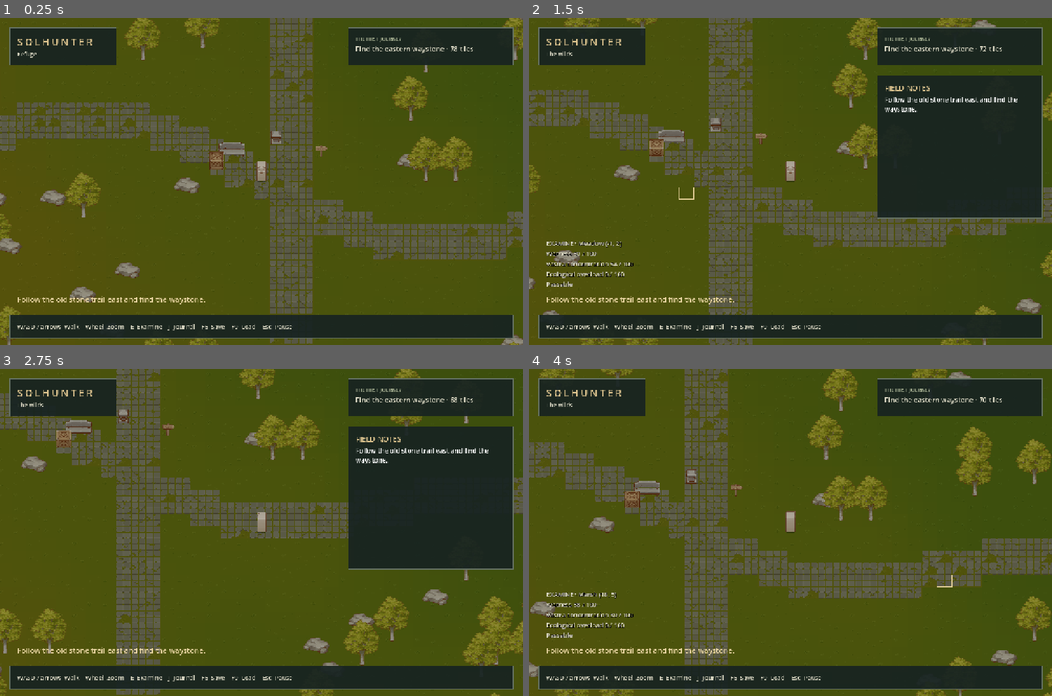
Above: before the commit, frames 1-4 (two rows, left to right).
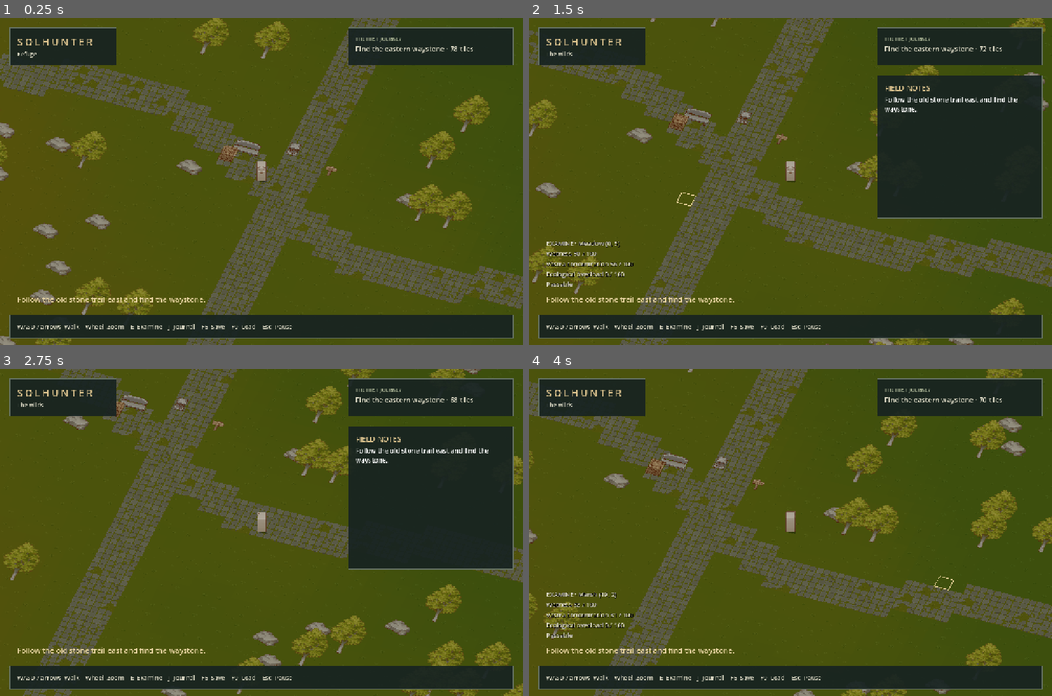
Above: after the commit, the same moments.

Repository: eliBrownn/SolHunterGodot
Game: Godot game, scene res://scenes/world.tscn
Same seed, same stepped clock (60 frames per second), same inputs: the game is played once before the commit and once after it.
Inputs (mouse positions are in pixels of both pictures, inside the frame that each line leads up to):
- Up to frame 1 (0.25 s): no input
- Up to frame 2 (1.5 s): tap Enter at 0.5 s; move the mouse to (905, 165) at 0.52 s; hold D (east) 0.53-1.28 s; hold E (examine) 0.53-1.28 s; click (905, 165) at 0.67 s; move the mouse to (685, 197) at 1.27 s; hold S (south) from 1.28 s (still down); tap J (journal) at 1.35 s
- Up to frame 3 (2.75 s): move the mouse to (313, 460) at 2.02 s; release S (south) at 2.03 s; hold D (east) from 2.03 s (still down); hold E (examine) from 2.03 s (still down)
- Up to frame 4 (4 s): move the mouse to (764, 597) at 2.77 s; release D (east) at 2.78 s; release E (examine) at 2.78 s; hold W (north) 2.78-3.53 s; tap J (journal) at 2.85 s; click (764, 597) at 2.92 s; move the mouse to (947, 581) at 3.52 s; hold A (west) from 3.53 s (still down); hold E (examine) from 3.53 s (still down)

The runs differ from the first frame. In frame 1, 27% of the frame differs, in the area x 0-100%, y 0-100%; in frame 2, 23%; in frame 3, 22%; in frame 4, 28%.

Commit message:
feat: angle the 3D camera for diagonal depth

Diff:
--- a/scripts/world_plane.gd
+++ b/scripts/world_plane.gd
@@ -4,8 +4,10 @@
 
 const World = preload("res://scripts/world.gd")
 const ActorBillboard = preload("res://scripts/actor_billboard.gd")
-const SURFACE_SIZE := Vector2(48, 30)
-const TEXTURE_SIZE := Vector2i(1536, 960)
+const SURFACE_SIZE := Vector2(64, 48)
+const TEXTURE_SIZE := Vector2i(2048, 1536)
+@export_range(35.0, 70.0, 1.0) var camera_elevation := 45.0
+@export_range(-45.0, 45.0, 1.0) var camera_azimuth := 20.0
 var surface := MeshInstance3D.new()
 var viewport := SubViewport.new()
 var camera := Camera3D.new()
@@ -35,7 +37,10 @@
 	camera.projection = Camera3D.PROJECTION_ORTHOGONAL
 	camera.keep_aspect = Camera3D.KEEP_HEIGHT
 	camera.size = target_size
-	camera.position = Vector3(0, 35, 25)
+	# A diagonal view of the real XZ surface makes both ground axes show depth.
+	var elevation := deg_to_rad(camera_elevation)
+	var azimuth := deg_to_rad(camera_azimuth)
+	camera.position = Vector3(sin(azimuth) * cos(elevation), sin(elevation), cos(azimuth) * cos(elevation)) * 40.0
 	camera.look_at(Vector3.ZERO)
 	camera.current = true
 	player_billboard = ActorBillboard.new()
--- a/tests/exploration_profile.gd
+++ b/tests/exploration_profile.gd
@@ -104,6 +104,9 @@
 	report = {"engine": Engine.get_version_info().string, "os": OS.get_name(),
 		"renderer": RenderingServer.get_current_rendering_method(), "display": DisplayServer.get_name(),
 		"adapter": RenderingServer.get_video_adapter_name(), "viewport": [root.size.x, root.size.y],
+		"camera_elevation_degrees": scene.camera_elevation, "camera_azimuth_degrees": scene.camera_azimuth,
+		"ground_surface_units": [scene.SURFACE_SIZE.x, scene.SURFACE_SIZE.y],
+		"ground_texture_pixels": [scene.TEXTURE_SIZE.x, scene.TEXTURE_SIZE.y],
 		"frame_cap": FRAME_LIMIT, "seed": world.terrain.world_seed,
 		"generation_version": world.terrain.generation_version, "initial_scene_build_ms": startup_ms,
 		"method": "Real-time waypoint controller, normal interpolated movement, wall-clock frame intervals; no user input or teleport during travel. Not manual acceptance or an uncapped GPU benchmark."}
--- a/tests/smoke.gd
+++ b/tests/smoke.gd
@@ -122,8 +122,15 @@
 	world.save_game(save_path)
 	check(ExpeditionSave.read_save(save_path).get("generation_version") == WorldTerrain.GENERATION_VERSION, "Resaving uses the current generator")
 	# Projection round trip at both sides of the viewport, including negative cells.
+	check(scene.surface.mesh is PlaneMesh and scene.surface.rotation == Vector3.ZERO, "Terrain occupies a real horizontal XZ surface")
+	check(scene.camera.position.x > 0 and scene.camera.position.y > 0 and scene.camera.position.z > 0, "Camera shows terrain from above and diagonally for depth")
+	check(Vector2(scene.TEXTURE_SIZE) / 32.0 == scene.SURFACE_SIZE, "Enlarged 3D surface preserves one unit per terrain tile")
 	for zoom in [16.0, 22.0, 23.0]:
 		scene.camera.size = zoom
+		var screen_size: Vector2 = root.get_visible_rect().size
+		for corner in [Vector2.ZERO, Vector2(screen_size.x, 0), Vector2(0, screen_size.y), screen_size]:
+			var corner_hit: Variant = Plane(Vector3.UP, 0).intersects_ray(scene.camera.project_ray_origin(corner), scene.camera.project_ray_normal(corner))
+			check(corner_hit != null and absf(corner_hit.x) <= scene.SURFACE_SIZE.x * 0.5 and absf(corner_hit.z) <= scene.SURFACE_SIZE.y * 0.5, "Angled camera keeps viewport corners over rendered terrain at zoom %.0f" % zoom)
 		for plane_position in [Vector3.ZERO, Vector3(-8, 0, -5), Vector3(8, 0, 5)]:
 			var screen: Vector2 = scene.camera.unproject_position(plane_position)
 			var ray_origin: Vector3 = scene.camera.project_ray_origin(screen)
Not shown, changed: docs/d0-exploration.md
Not shown, changed: docs/development.md
